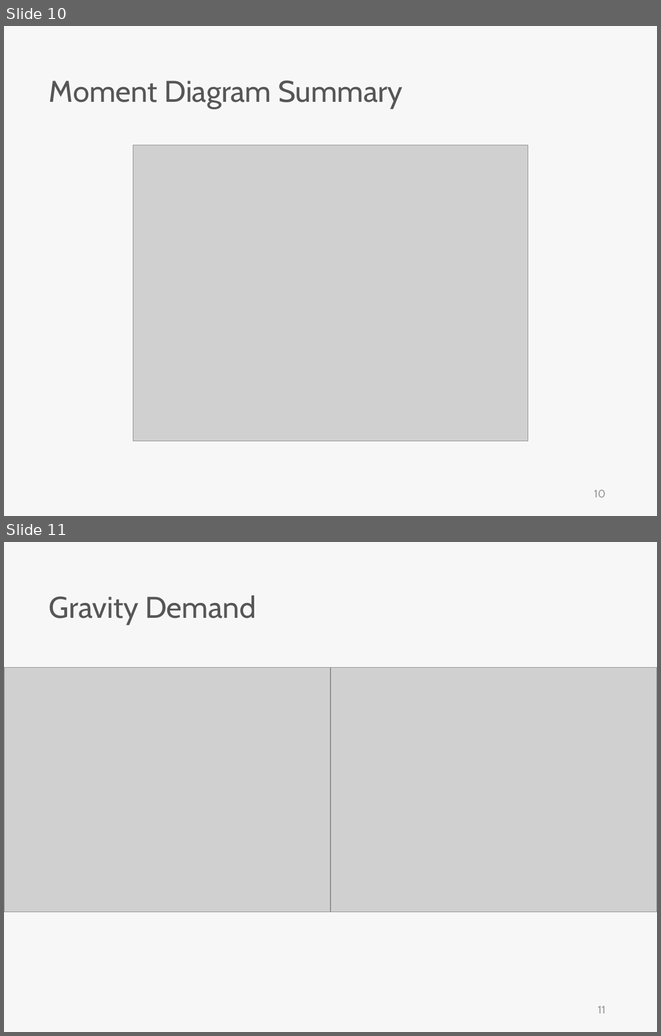
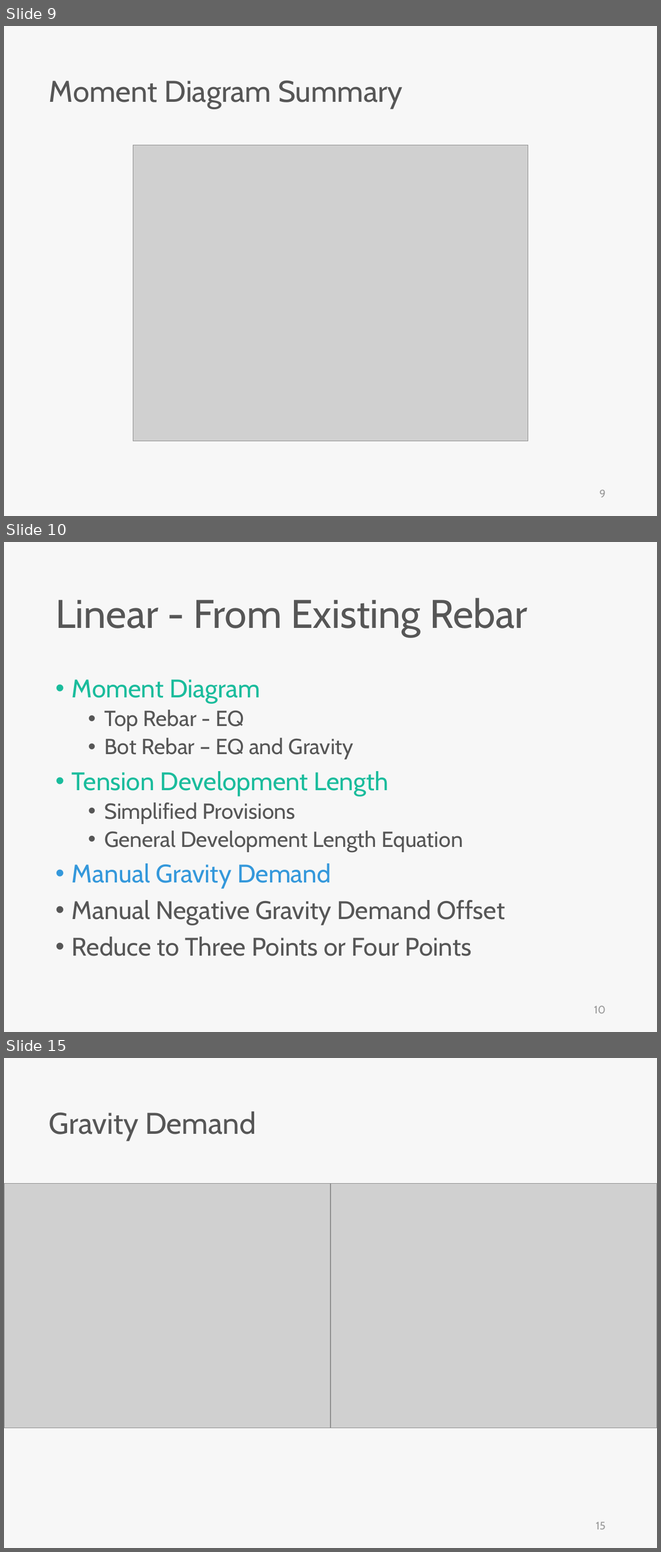
Before and after one commit to skyran1278/VbaProject, a slide deck: 20180126_SmartSplice/20180808_Meeting/SmartSplice.pptx. Shown one above the other, each under a label of ours: slides 10 and 11 before the commit, slides 9, 10 and 15 after it; the slides between them are not shown. The pictures are 661x1036 and 661x1552 pixels, drawn with LibreOffice and Linux fonts; fonts in the diff are those of the drawing; grey boxes stand for pictures. Boxes give left, top, right and bottom in pixels: in the first picture for what was removed or moved away, otherwise in the second. Text is boxed around its words. In the diff, an @@ line names an element or a change of style, - is before the commit and + after.

```diff
--- a/20180126_SmartSplice/20180808_Meeting/SmartSplice.pptx
+++ b/20180126_SmartSplice/20180808_Meeting/SmartSplice.pptx
@@ slide 10 added at [4,542,657,1032], background #F7F7F7 @@
@@ title added at [55,598,528,636], 44 pt, text #565656 @@
+Linear - From Existing Rebar
@@ text added at [72,679,505,956], 28 pt, text #565656 @@
+• Moment Diagram
+  • Top Rebar - EQ
+  • Bot Rebar – EQ and Gravity
+• Tension Development Length
+  • Simplified Provisions
+  • General Development Length Equation
+• Manual Gravity Demand
+• Manual Negative Gravity Demand Offset
+• Reduce to Three Points or Four Points
@@ page number added at [594,1005,606,1013], 12 pt, text #9A9A9A @@
+10
@@ what was slide 10 is now slide 9 @@
@@ page number at [599,489,606,497]: text changed @@
-10
+9
@@ what was slide 11 is now slide 15 @@
@@ page number at [596,1522,606,1529]: text changed @@
-11
+15
```
Also in this commit, not shown: 6 other slides added, 3 slides removed, 4 other files.
